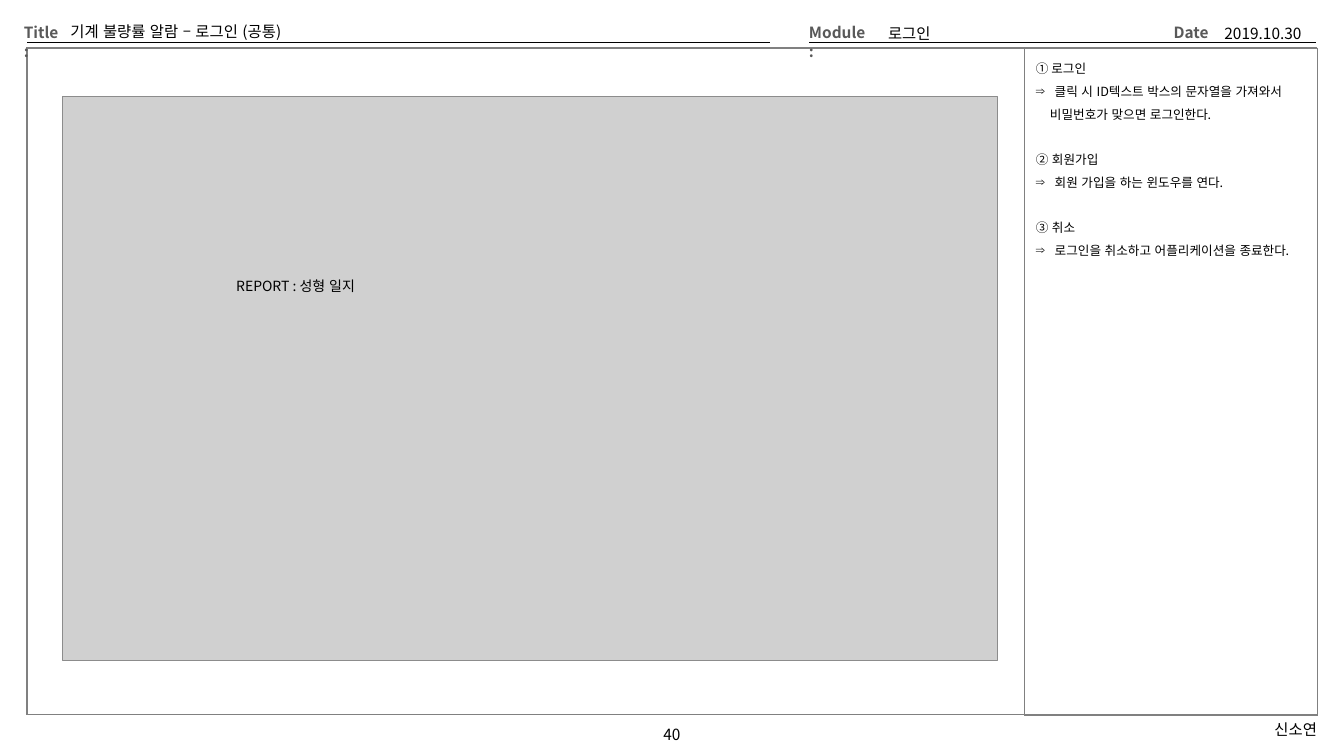
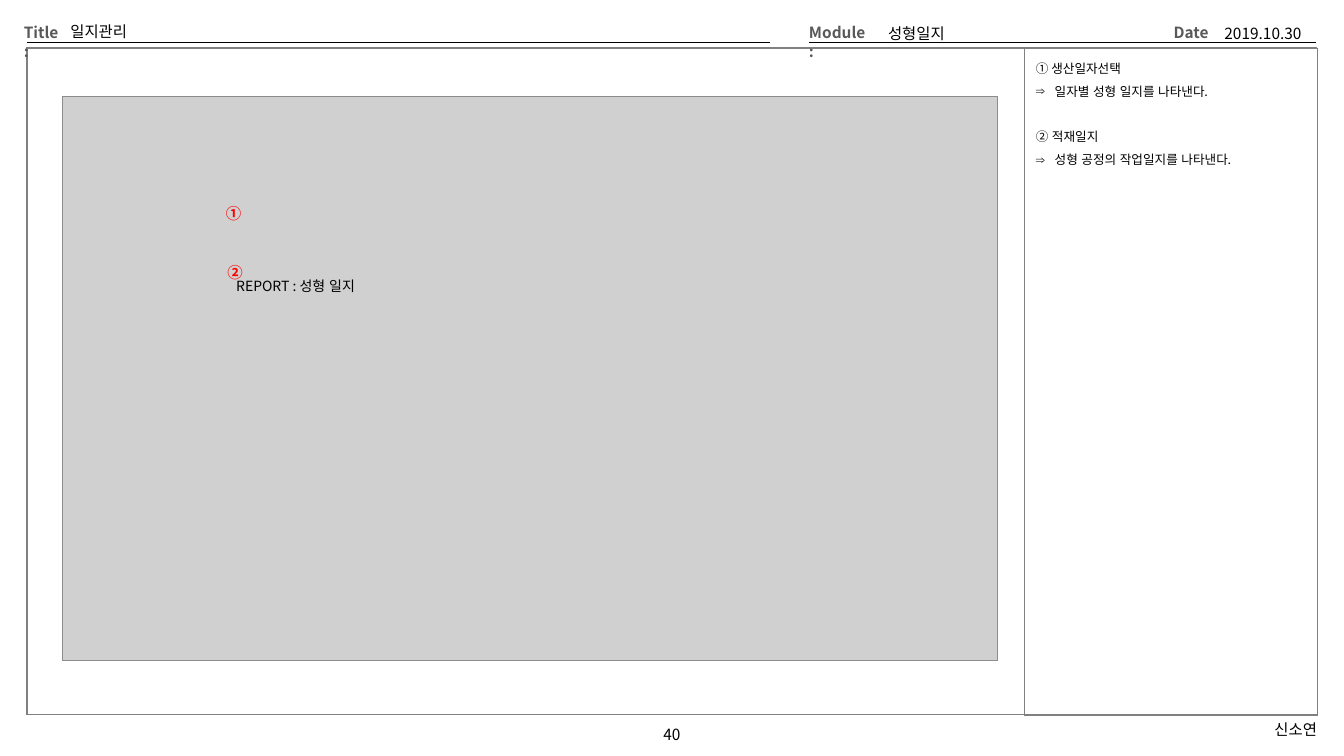
Before and after one commit to Cliedy-s/Team4, a slide deck: slide 40 of source/TEMP/Team4화면설계 - 김상영.pptx. Drawn at 1344x756 pixels with LibreOffice and Linux fonts; fonts in the diff are those of the drawing; grey boxes stand for pictures. Boxes give left, top, right and bottom in pixels: in the first picture for what was removed or moved away, otherwise in the second. Text is boxed around its words. In the diff, an @@ line names an element or a change of style, - is before the commit and + after.

```diff
--- a/source/TEMP/Team4화면설계 - 김상영.pptx
+++ b/source/TEMP/Team4화면설계 - 김상영.pptx
@@ title at (x1=70, y1=24, x2=127, y2=39): text changed @@
-기계 불량률 알람 – 로그인 (공통)
+일지관리
@@ text at (x1=888, y1=26, x2=945, y2=43): text changed @@
-로그인
+성형일지
@@ text at (x1=1036, y1=62, x2=1231, y2=165): text changed @@
-① 로그인
-⇒ 클릭 시 ID텍스트 박스의 문자열을 가져와서
-비밀번호가 맞으면 로그인한다.
-② 회원가입
-⇒ 회원 가입을 하는 윈도우를 연다.
-③ 취소
-⇒ 로그인을 취소하고 어플리케이션을 종료한다.
+① 생산일자선택
+⇒ 일자별 성형 일지를 나타낸다.
+② 적재일지
+⇒ 성형 공정의 작업일지를 나타낸다.
@@ text added at (x1=226, y1=206, x2=241, y2=221), 11 pt, text #FF0000, bold @@
+①
@@ text added at (x1=227, y1=265, x2=242, y2=282), 11 pt, text #FF0000, bold @@
+②
```
Also in this commit, not shown: 13 other slides changed, 1 other file.
